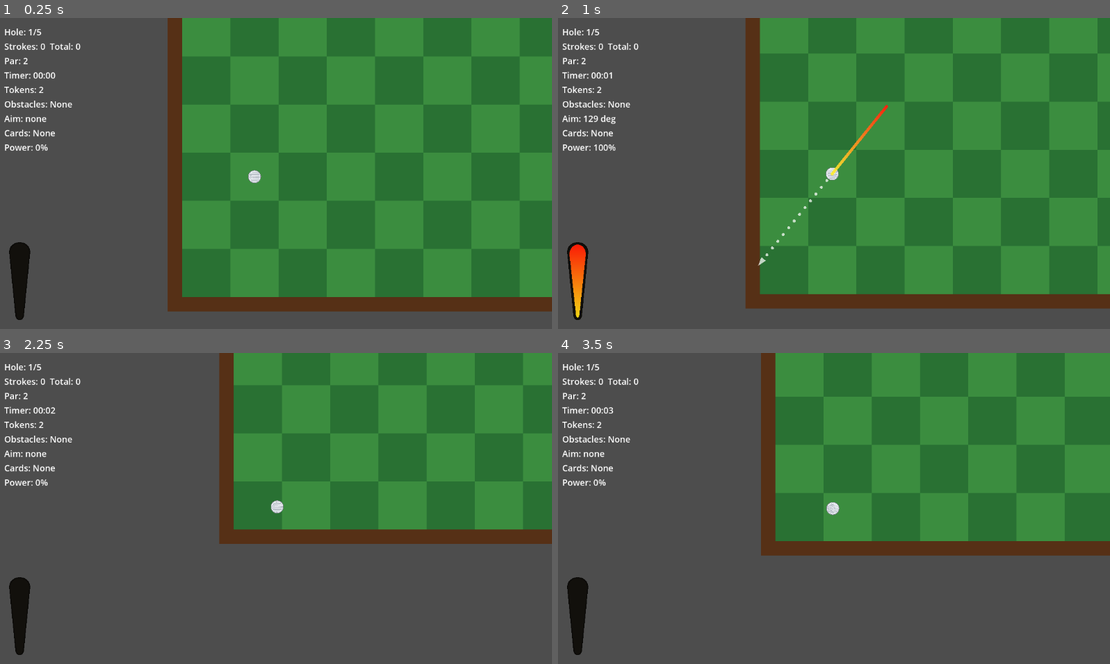
Above: before the commit, frames 1-4 (two rows, left to right).
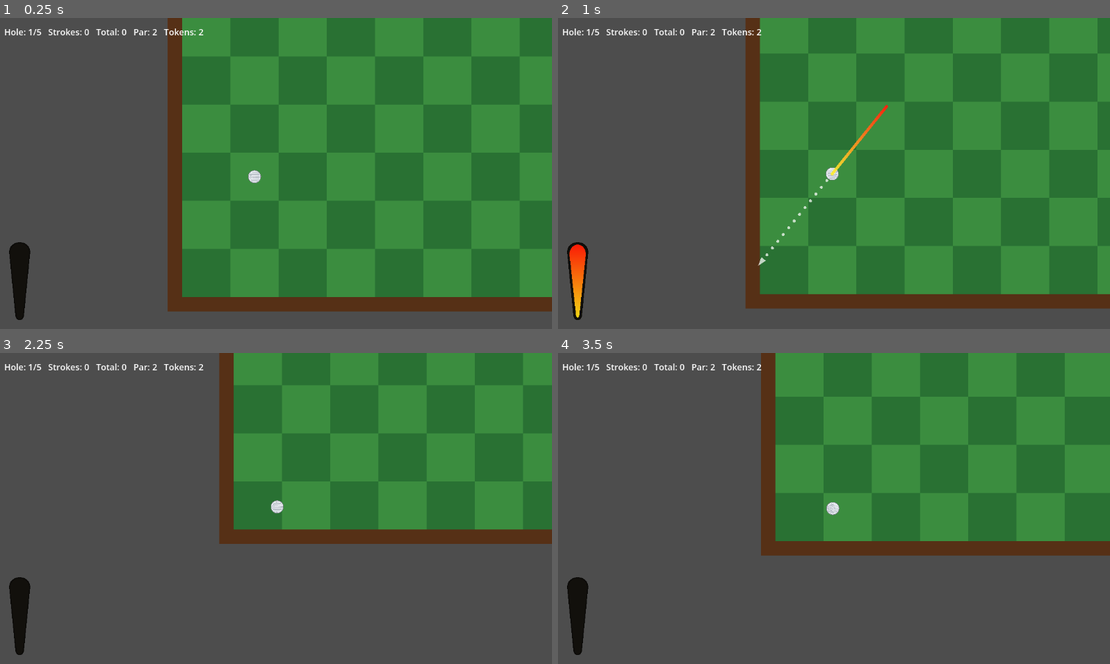
Above: after the commit, the same moments.

Repository: SirInfinite/a-stroke-of-luck
Game: Godot game, scene res://scenes/main.tscn
Two runs of this game, one before a commit and one after it. Both use one fixed random seed, a clock stepped at 60 frames per second and the inputs below.
Inputs (mouse positions are in pixels of both pictures, inside the frame that each line leads up to):
- Up to frame 1 (0.25 s): no input
- Up to frame 2 (1 s): tap Enter at 0.5 s; drag from (828, 173) to (889, 105) at 0.52 s
- Up to frame 3 (2.25 s): drag from (165, 524) to (248, 570) at 1.27 s; move the mouse to (331, 440) at 2.02 s; press the mouse at (331, 440) at 2.03 s; hold Right (ui_right) from 2.03 s (still down)
- Up to frame 4 (3.5 s): release Right (ui_right) at 2.75 s; release the mouse at (889, 440) at 2.75 s; drag from (806, 570) to (662, 461) at 2.77 s

The runs differ from the first frame. In frame 1, 1.0% of the frame differs, in the area x 0-37%, y 3-43%; in frame 2, 1.0%; in frame 3, 1.0%; in frame 4, 1.0%.

Commit message:
Add LevelValidator and HUD score display
Introduce LevelValidator (scripts/level_validator.gd) to validate level data, including map, start/hole cells, hazards, and connectivity. Integrate it into main.gd: preload the validator and call validate_level when loading a level. Add a score_label HUD element and update _update_status to show hole, strokes, total, par, and tokens; adjust debug HUD position and default visibility. Minor housekeeping: add the validator .uid and small layout tweaks.

Diff:
--- /dev/null
+++ b/scripts/level_validator.gd
@@ -0,0 +1,194 @@
+class_name LevelValidator
+extends RefCounted
+
+const GRID_CELL_SIZE := 100.0
+
+
+static func validate_level(level: Dictionary, level_index: int) -> bool:
+	var is_valid := true
+	var label := "Level %d" % [level_index + 1]
+
+	if not _has_valid_map(level, label):
+		return false
+
+	if not level.has("start_cell"):
+		push_warning("%s is missing start_cell." % label)
+		is_valid = false
+	elif not (level.start_cell is Vector2i):
+		push_warning("%s start_cell must be a Vector2i." % label)
+		is_valid = false
+	if not level.has("hole_cell"):
+		push_warning("%s is missing hole_cell." % label)
+		is_valid = false
+	elif not (level.hole_cell is Vector2i):
+		push_warning("%s hole_cell must be a Vector2i." % label)
+		is_valid = false
+	if not level.has("hazards"):
+		push_warning("%s is missing hazards; expected an Array." % label)
+		is_valid = false
+	elif not (level.hazards is Array):
+		push_warning("%s hazards must be an Array." % label)
+		is_valid = false
+
+	if not level.has("start_cell") or not (level.start_cell is Vector2i) or not level.has("hole_cell") or not (level.hole_cell is Vector2i):
+		return false
+
+	var start_cell: Vector2i = level.start_cell
+	var hole_cell: Vector2i = level.hole_cell
+
+	if not _is_playable_cell(level, start_cell):
+		push_warning("%s start_cell %s is not playable." % [label, start_cell])
+		is_valid = false
+	if not _is_playable_cell(level, hole_cell):
+		push_warning("%s hole_cell %s is not playable." % [label, hole_cell])
+		is_valid = false
+
+	if level.has("hazards") and level.hazards is Array:
+		for i in range(level.hazards.size()):
+			if not (level.hazards[i] is Dictionary):
+				push_warning("%s hazard %d must be a Dictionary." % [label, i + 1])
+				is_valid = false
+				continue
+
+			var hazard: Dictionary = level.hazards[i]
+			if not _hazard_fits_playable_map(level, hazard):
+				push_warning("%s hazard %d (%s) does not fit on playable cells." % [label, i + 1, hazard.get("type", "unknown")])
+				is_valid = false
+
+	if _is_playable_cell(level, start_cell) and _is_playable_cell(level, hole_cell) and not _has_connected_path(level, start_cell, hole_cell):
+		push_warning("%s has no connected grid path from start_cell %s to hole_cell %s." % [label, start_cell, hole_cell])
+		is_valid = false
+
+	return is_valid
+
+
+static func _has_valid_map(level: Dictionary, label: String) -> bool:
+	if not level.has("map"):
+		push_warning("%s is missing map." % label)
+		return false
+	if not (level.map is Array):
+		push_warning("%s map must be an Array of row strings." % label)
+		return false
+	if level.map.is_empty():
+		push_warning("%s map must have at least one row." % label)
+		return false
+
+	var has_playable_cell := false
+	for y in range(level.map.size()):
+		if not (level.map[y] is String):
+			push_warning("%s map row %d must be a String." % [label, y])
+			return false
+		if String(level.map[y]).is_empty():
+			push_warning("%s map row %d is empty." % [label, y])
+			return false
+		for x in range(String(level.map[y]).length()):
+			if String(level.map[y])[x] != " ":
+				has_playable_cell = true
+
+	if not has_playable_cell:
+		push_warning("%s map has no playable cells." % label)
+		return false
+
+	return true
+
+
+static func _has_connected_path(level: Dictionary, start_cell: Vector2i, hole_cell: Vector2i) -> bool:
+	var visited := {}
+	var queue: Array[Vector2i] = [start_cell]
+	var directions: Array[Vector2i] = [
+		Vector2i(0, -1),
+		Vector2i(1, 0),
+		Vector2i(0, 1),
+		Vector2i(-1, 0)
+	]
+	visited[start_cell] = true
+
+	while not queue.is_empty():
+		var cell: Vector2i = queue.pop_front()
+		if cell == hole_cell:
+			return true
+
+		for direction in directions:
+			var neighbor := cell + direction
+			if visited.has(neighbor) or not _is_playable_cell(level, neighbor):
+				continue
+			visited[neighbor] = true
+			queue.append(neighbor)
+
+	return false
+
+
+static func _is_playable_cell(level: Dictionary, cell: Vector2i) -> bool:
+	if not level.has("map") or not (level.map is Array):
+		return false
+
+	var rows: Array = level.map
+	if cell.y < 0 or cell.y >= rows.size():
+		return false
+	if not (rows[cell.y] is String):
+		return false
+
+	var row := String(rows[cell.y])
+	if cell.x < 0 or cell.x >= row.length():
+		return false
+
+	return row[cell.x] != " "
+
+
+static func _hazard_fits_playable_map(level: Dictionary, hazard: Dictionary) -> bool:
+	if not hazard.has("pos") or not hazard.has("size"):
+		return false
+	if not (hazard.pos is Vector2) or not (hazard.size is Vector2):
+		return false
+
+	var size: Vector2 = hazard.size
+	if size.x <= 0.0 or size.y <= 0.0:
+		return false
+
+	var rect := Rect2(hazard.pos - size / 2.0, size)
+	var top_left := _map_top_left(level)
+	if not _rect_aligns_to_grid(rect, top_left):
+		return false
+
+	var min_cell := Vector2i(
+		floori((rect.position.x - top_left.x) / GRID_CELL_SIZE),
+		floori((rect.position.y - top_left.y) / GRID_CELL_SIZE)
+	)
+	var max_cell := Vector2i(
+		floori((rect.end.x - top_left.x - 0.001) / GRID_CELL_SIZE),
+		floori((rect.end.y - top_left.y - 0.001) / GRID_CELL_SIZE)
+	)
+
+	for y in range(min_cell.y, max_cell.y + 1):
+		for x in range(min_cell.x, max_cell.x + 1):
+			if not _is_playable_cell(level, Vector2i(x, y)):
+				return false
+
+	return true
+
+
+static func _rect_aligns_to_grid(rect: Rect2, grid_origin: Vector2) -> bool:
+	return (
+		_value_aligns_to_grid(rect.position.x, grid_origin.x)
+		and _value_aligns_to_grid(rect.position.y, grid_origin.y)
+		and _value_aligns_to_grid(rect.end.x, grid_origin.x)
+		and _value_aligns_to_grid(rect.end.y, grid_origin.y)
+	)
+
+
+static func _value_aligns_to_grid(value: float, origin: float) -> bool:
+	var cell_position := (value - origin) / GRID_CELL_SIZE
+	return absf(cell_position - roundf(cell_position)) < 0.001
+
+
+static func _map_top_left(level: Dictionary) -> Vector2:
+	if not level.has("map") or not (level.map is Array):
+		return Vector2.ZERO
+
+	var rows: Array = level.map
+	var columns := 0
+	for row in rows:
+		columns = maxi(columns, String(row).length())
+
+	var map_size := Vector2(float(columns), float(rows.size())) * GRID_CELL_SIZE
+	return -map_size / 2.0
--- a/scripts/main.gd
+++ b/scripts/main.gd
@@ -3,6 +3,7 @@
 const BALL_SCENE := preload("res://scenes/golf_ball.tscn")
 const LevelBuilderScript := preload("res://scripts/level_builder.gd")
 const LevelDatabase := preload("res://scripts/level_database.gd")
+const LevelValidator := preload("res://scripts/level_validator.gd")
 const ShopManagerScript := preload("res://scripts/shop_manager.gd")
 
 const STARTING_TOKENS := 2
@@ -163,6 +164,7 @@
 var active_sand_tiles := 0
 var active_direction_pushes: Array[Vector2] = []
 var hazard_resetting := false
+var score_label: Label
 var hole_label: Label
 var stroke_label: Label
 var par_label: Label
@@ -173,7 +175,7 @@
 var cards_label: Label
 var power_debug_label: Label
 var debug_hud: VBoxContainer
-var debug_visible := true
+var debug_visible := false
 var power_meter: PowerMeter
 var loading_next_level := false
 var shop_manager
@@ -238,9 +240,15 @@
 	var canvas_layer := CanvasLayer.new()
 	add_child(canvas_layer)
 
+	score_label = Label.new()
+	score_label.position = Vector2(16, 16)
+	score_label.add_theme_font_size_override("font_size", 18)
+	canvas_layer.add_child(score_label)
+
 	debug_hud = VBoxContainer.new()
-	debug_hud.position = Vector2(16, 16)
+	debug_hud.position = Vector2(16, 46)
 	debug_hud.custom_minimum_size = Vector2(260, 0)
+	debug_hud.visible = debug_visible
 	canvas_layer.add_child(debug_hud)
 
 	hole_label = _create_hud_label(debug_hud)
@@ -279,6 +287,7 @@
 	_clear_hazard_effects()
 
 	var level: Dictionary = levels[level_index]
+	LevelValidator.validate_level(level, level_index)
 	level_root = level_builder.build_level(level, self)
 	var start_position: Vector2 = level_builder.level_point(level, "start", "start_cell")
 	ball.reset_to(start_position)
@@ -372,6 +381,14 @@
 
 func _update_status() -> void:
 	var level: Dictionary = levels[level_index]
+	score_label.text = "Hole: %d/%d   Strokes: %d   Total: %d   Par: %d   Tokens: %d" % [
+		level_index + 1,
+		levels.size(),
+		strokes,
+		total_strokes,
+		level.par,
+		tokens
+	]
 	hole_label.text = "Hole: %d/%d" % [level_index + 1, levels.size()]
 	stroke_label.text = "Strokes: %d  Total: %d" % [strokes, total_strokes]
 	par_label.text = "Par: %d" % level.par
Not shown, added: scripts/level_validator.gd.uid
